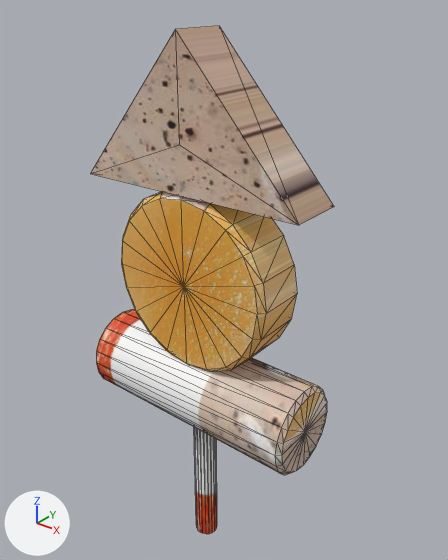
Two versions of the FBX model Assets/oden.fbx, one commit apart.
Before and after are seen from a 50 mm lens placed at (0.0393, -0.0454, 0.0425), pointed at (0.0004, 0.0031, 0.0124). Lighting does not change. The marker at lower left points along +X, +Y and +Z. Mesh edges are drawn as thin lines. Where no turn or scale is listed for an object, it has been applied to the vertices. Vertices at the same position are counted once.
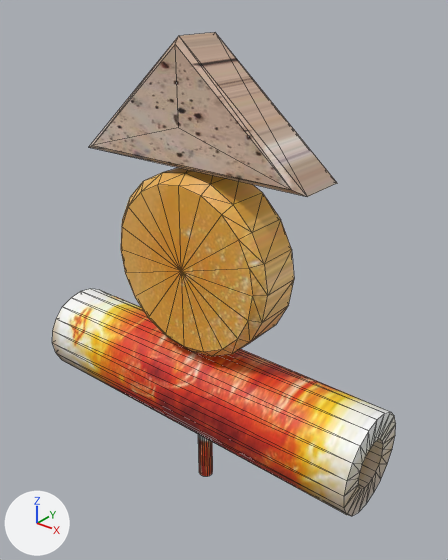
Changed parts and their boxes (x1, y1, x2, y2) in the pictures (448 x 560 px):
'pCylinder6', reshaped, moved (41% wider)
    before: (90, 26, 334, 534)
    after: (52, 32, 396, 516)
part 1 of me_mesh, added (brown)
    after: (198, 434, 213, 476)
part 2 of me_mesh, rebuilt (49% wider, 37% taller)
    before: (96, 310, 327, 475)
    after: (52, 289, 396, 516)
part 3 of me_mesh, rebuilt
    before: (121, 192, 297, 372)
    after: (121, 168, 294, 356)
part 4 of me_mesh, rebuilt (17% shorter)
    before: (90, 26, 334, 225)
    after: (89, 32, 337, 197)
part 5 of me_mesh, deleted
    before: (194, 428, 217, 534)

What changed in the scene script:
```text
Change me_mesh:
    used by ob_pcylinder6; location = (0.0, 0.0, 0.0081)
    remove me_mesh.from_pydata(...)  # 194 vertices, 372 faces; spans x -0.0138..0.0138, y -0.0049..0.0049, z -0.0308..0.0305
    add me_mesh.from_pydata(...)  # 223 vertices, 434 faces; spans x -0.0213..0.0213, y -0.0054..0.0054, z -0.0257..0.0257
    me_mesh part 1: a new loose piece, a 20-sided cylinder along z spanning x -0.0009..0.0009, y -0.0009..0.0009, z -0.0257..0.0231, in mat_lambert2 (picture img_oden_jpg)
    me_mesh part 2: the loose piece of 82 vertices spanning x -0.0138..0.0138, y -0.0049..0.0049, z -0.013..-0.0031 is rebuilt with 80 vertices and now spans x -0.0213..0.0213, y -0.0054..0.0054, z -0.0177..-0.007
    me_mesh part 3: the loose piece of 62 vertices spanning x -0.01..0.01, y -0.003..0.003, z -0.0043..0.0157 is rebuilt with 82 vertices and now spans x -0.01..0.01, y -0.0033..0.0033, z -0.0067..0.0133
    me_mesh part 4: the loose piece of 8 vertices spanning x -0.0133..0.0134, y -0.003..0.003, z 0.0154..0.0305 is rebuilt with 19 vertices and now spans x -0.0137..0.0138, y -0.0031..0.0031, z 0.0138..0.0257
    me_mesh part 5: the loose piece of 42 vertices spanning x -0.0014..0.0014, y -0.0014..0.0014, z -0.0308..0.0287 is deleted
Change ob_pcylinder6:
    ob_pcylinder6.location: (0.0, 0.0, 0.0081) -> (0.0, 0.0, 0.0124)
```
